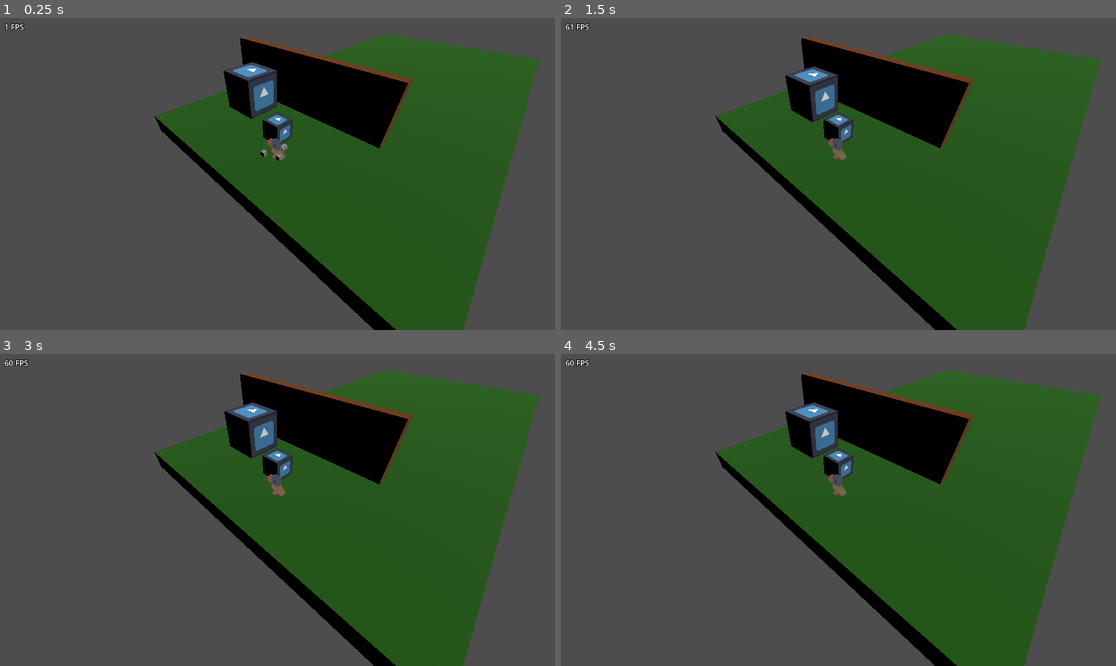
Above: before the commit, frames 1-4 (two rows, left to right).
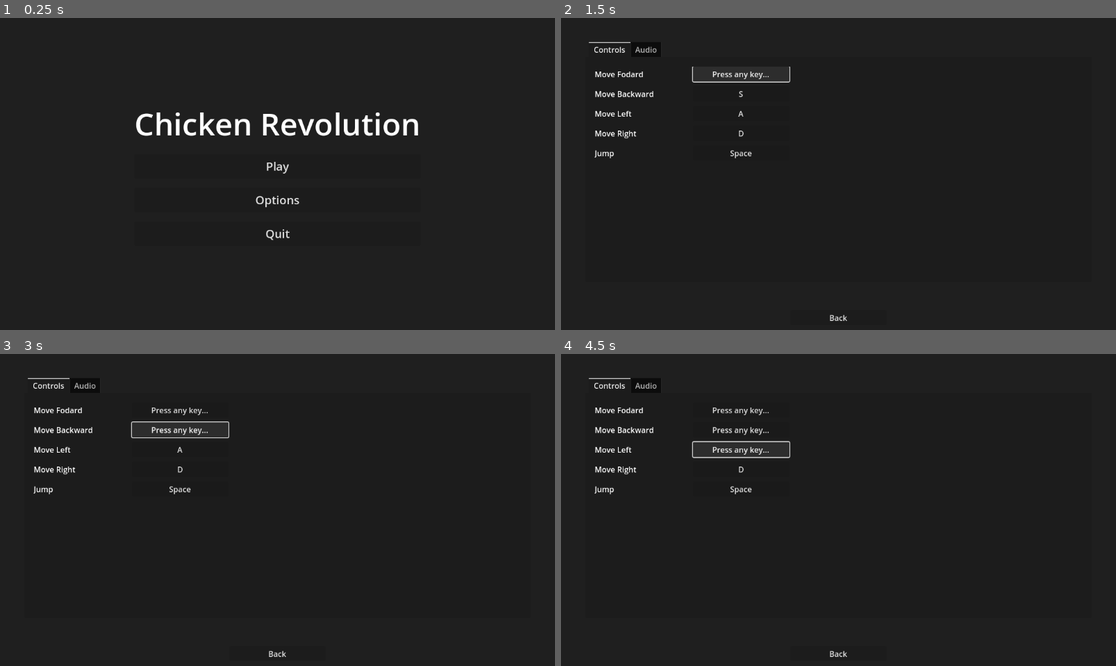
Above: after the commit, the same moments.

Repository: williammartinek22/Chicken-Revolution
Game: Godot game, scene res://MainMenu.tscn
Same seed, same stepped clock (60 frames per second), same inputs: the game is played once before the commit and once after it. Before the commit the project starts from res://test.tscn. The engine's default icon, where the game draws it, is replaced by a stand-in: a white triangle on a blue panel in a dark square.
Inputs (mouse positions are in pixels of both pictures, inside the frame that each line leads up to):
- Up to frame 1 (0.25 s): no input
- Up to frame 2 (1.5 s): click (838, 198) at 0.5 s, where only the run after the commit has a clickable "Options"; click (738, 74) at 1.25 s, where only the run after the commit has a clickable "W"
- Up to frame 3 (3 s): click (177, 410) at 2 s, where only the run after the commit has a clickable "Press any key..."; click (177, 428) at 2.75 s, where only the run after the commit has a clickable "S"
- Up to frame 4 (4.5 s): click (738, 428) at 3.5 s, where only the run after the commit has a clickable "Press any key..."; click (738, 450) at 4.25 s, where only the run after the commit has a clickable "A"

The runs differ from the first frame. In frame 1, 100% of the frame differs, in the area x 0-100%, y 0-100%; in frame 2, 100%; in frame 3, 100%; in frame 4, 100%.

Commit message:
features : Add main menu and options system
- Add main menu with play, options and quit buttons
- Add options menu with controls and audio settings
- Implement basic WASD + Space controls
- Add key rebinding system in options
- Add volume controls for master, music and SFX

Diff:
--- a/CharacterController.gd
+++ b/CharacterController.gd
@@ -1,5 +1,4 @@
 extends CharacterBody3D
-
 
 const SPEED = 5.0
 const JUMP_VELOCITY = 4.5
@@ -13,7 +12,14 @@
 var landing = false
 var lastDirection = Vector3.FORWARD
 
+
+func _ready():
+	pass
+
 func _physics_process(delta):
+	if get_tree().paused:
+		return
+
 	# pull player to the ground, use jump buffer, and trigger dust effect on landing
 	if not is_on_floor():
 		velocity.y -= gravity * delta
@@ -31,54 +37,55 @@
 		jumpBuffer = false
 
 	# Handle jump.
-	if Input.is_action_just_pressed("ui_accept") and canJump:
+	if Input.is_action_pressed("ui_accept") and canJump:
 		canJump = false
 		velocity.y = JUMP_VELOCITY
 
 	if Input.is_action_pressed("ui_accept") and !is_on_floor() and velocity.y < 0:
-		gravity = default_gravity/5
+		gravity = default_gravity / 5
 	else:
 		gravity = default_gravity
 
-	#Handle player input
+	# Handle player input
 	var input_dir = Vector3.ZERO
 
-	if Input.is_key_pressed(KEY_W):
+	if Input.is_action_pressed("ui_up"):
 		if (perspectiveMovement):
-			input_dir += (Vector3(SPEED * delta,0,-SPEED * delta))
+			input_dir += (Vector3(SPEED * delta, 0, -SPEED * delta))
 		else:
-			input_dir += (Vector3(SPEED * delta,0,0))
+			input_dir += (Vector3(SPEED * delta, 0, 0))
 
-	if Input.is_key_pressed(KEY_S):
+	if Input.is_action_pressed("ui_down"):
 		if (perspectiveMovement):
-			input_dir += (Vector3(-SPEED * delta,0,SPEED * delta))
+			input_dir += (Vector3(-SPEED * delta, 0, SPEED * delta))
 		else:
-			input_dir += (Vector3(-SPEED * delta,0,0))
+			input_dir += (Vector3(-SPEED * delta, 0, 0))
 
-	if Input.is_key_pressed(KEY_A):
+	if Input.is_action_pressed("ui_left"):
 		if (perspectiveMovement):
-			input_dir += (Vector3(-SPEED*delta,0,-SPEED*delta))
+			input_dir += (Vector3(-SPEED * delta, 0, -SPEED * delta))
 		else:
-			input_dir += (Vector3(0,0,-SPEED * delta))
+			input_dir += (Vector3(0, 0, -SPEED * delta))
 
-	if Input.is_key_pressed(KEY_D):
+	if Input.is_action_pressed("ui_right"):
 		if (perspectiveMovement):
-			input_dir += (Vector3(SPEED*delta,0,SPEED*delta))
+			input_dir += (Vector3(SPEED * delta, 0, SPEED * delta))
 		else:
-			input_dir += (Vector3(0,0,SPEED * delta))
+			input_dir += (Vector3(0, 0, SPEED * delta))
+
 
 	var direction = (transform.basis * input_dir).normalized()
 	if direction != Vector3.ZERO:
 		lastDirection = direction
 	if direction:
-		velocity.x = direction.x * SPEED
-		velocity.z = direction.z * SPEED
+			velocity.x = direction.x * SPEED
+			velocity.z = direction.z * SPEED
 	else:
 		velocity.x = move_toward(velocity.x, 0, SPEED)
 		velocity.z = move_toward(velocity.z, 0, SPEED)
 
 	move_and_slide()
 
-	#Look in the direction it is moving
+	# Look in the direction it is moving
 	if has_node("PlayerOrigin"):
 		$PlayerOrigin.rotation.y = lerp_angle($PlayerOrigin.rotation.y, atan2(-lastDirection.x, -lastDirection.z), delta * 20)
--- a/FPS_counter.gd
+++ b/FPS_counter.gd
@@ -1,5 +1,5 @@
 extends RichTextLabel
 
 
-func _physics_process(delta: float) -> void:
+func _physics_process(_delta: float) -> void:
 	text = str(Engine.get_frames_per_second()) + " FPS"
--- /dev/null
+++ b/MainMenu.gd
@@ -0,0 +1,13 @@
+extends Control
+
+func _ready() -> void:
+	show()
+
+func _on_play_button_pressed() -> void:
+	get_tree().change_scene_to_file("res://test.tscn")
+
+func _on_options_button_pressed() -> void:
+	get_tree().change_scene_to_file("res://OptionsMenu.tscn")
+
+func _on_quit_button_pressed() -> void:
+	get_tree().quit()
--- /dev/null
+++ b/MainMenu.tscn
@@ -0,0 +1,64 @@
+[gd_scene load_steps=3 format=3 uid="uid://d1ba2kw6mfwqu"]
+
+[ext_resource type="Script" path="res://MainMenu.gd" id="1_menu"]
+
+[sub_resource type="StyleBoxFlat" id="StyleBoxFlat_w8p3r"]
+bg_color = Color(0.121569, 0.121569, 0.121569, 1)
+
+[node name="MainMenu" type="Control"]
+layout_mode = 3
+anchors_preset = 15
+anchor_right = 1.0
+anchor_bottom = 1.0
+grow_horizontal = 2
+grow_vertical = 2
+script = ExtResource("1_menu")
+
+[node name="Background" type="Panel" parent="."]
+layout_mode = 1
+anchors_preset = 15
+anchor_right = 1.0
+anchor_bottom = 1.0
+grow_horizontal = 2
+grow_vertical = 2
+theme_override_styles/panel = SubResource("StyleBoxFlat_w8p3r")
+
+[node name="CenterContainer" type="CenterContainer" parent="."]
+layout_mode = 1
+anchors_preset = 15
+anchor_right = 1.0
+anchor_bottom = 1.0
+grow_horizontal = 2
+grow_vertical = 2
+
+[node name="VBoxContainer" type="VBoxContainer" parent="CenterContainer"]
+layout_mode = 2
+theme_override_constants/separation = 20
+
+[node name="TitleLabel" type="Label" parent="CenterContainer/VBoxContainer"]
+layout_mode = 2
+theme_override_font_sizes/font_size = 64
+text = "Chicken Revolution"
+horizontal_alignment = 1
+
+[node name="PlayButton" type="Button" parent="CenterContainer/VBoxContainer"]
+custom_minimum_size = Vector2(200, 50)
+layout_mode = 2
+theme_override_font_sizes/font_size = 24
+text = "Play"
+
+[node name="OptionsButton" type="Button" parent="CenterContainer/VBoxContainer"]
+custom_minimum_size = Vector2(200, 50)
+layout_mode = 2
+theme_override_font_sizes/font_size = 24
+text = "Options"
+
+[node name="QuitButton" type="Button" parent="CenterContainer/VBoxContainer"]
+custom_minimum_size = Vector2(200, 50)
+layout_mode = 2
+theme_override_font_sizes/font_size = 24
+text = "Quit"
+
+[connection signal="pressed" from="CenterContainer/VBoxContainer/PlayButton" to="." method="_on_play_button_pressed"]
+[connection signal="pressed" from="CenterContainer/VBoxContainer/OptionsButton" to="." method="_on_options_button_pressed"]
+[connection signal="pressed" from="CenterContainer/VBoxContainer/QuitButton" to="." method="_on_quit_button_pressed"]
--- /dev/null
+++ b/OptionsMenu.gd
@@ -0,0 +1,157 @@
+extends Control
+
+@onready var controls_container = $TabContainer/Controls/ScrollContainer/ControlsContainer
+@onready var master_slider = $TabContainer/Audio/VBoxContainer/MasterVolume/MasterSlider
+@onready var music_slider = $TabContainer/Audio/VBoxContainer/MusicVolume/MusicSlider
+@onready var sfx_slider = $TabContainer/Audio/VBoxContainer/SFXVolume/SFXSlider
+
+var action_buttons = {}
+var is_remapping = false
+var action_to_remap = null
+
+const CONFIG_FILE = "user://settings.cfg"
+var config = ConfigFile.new()
+
+func _ready():
+	setup_keybinds()
+	load_settings()
+	setup_audio_sliders()
+
+func setup_keybinds():
+	var actions = ["ui_up", "ui_down", "ui_left", "ui_right", "ui_accept"]
+	var display_names = {
+		"ui_up": "Move Fodard",
+		"ui_down": "Move Backward",
+		"ui_left": "Move Left",
+		"ui_right": "Move Right",
+		"ui_accept": "Jump"
+	}
+
+	# Définir les touches par défaut si elles ne sont pas déjà configurées
+	var default_keys = {
+		"ui_up": KEY_W,
+		"ui_down": KEY_S,
+		"ui_left": KEY_A,
+		"ui_right": KEY_D,
+		"ui_accept": KEY_SPACE
+	}
+
+	for action in actions:
+		var hbox = HBoxContainer.new()
+		var label = Label.new()
+		var button = Button.new()
+
+		label.text = display_names[action]
+		label.custom_minimum_size.x = 200
+
+		var events = InputMap.action_get_events(action)
+		print(events)
+		if events.size() > 0:
+			button.text = events[0].as_text()
+		else:
+			# Si aucune touche n'est configurée, utiliser la touche par défaut
+			var event = InputEventKey.new()
+			event.keycode = default_keys[action]
+			event.physical_keycode = default_keys[action]
+			InputMap.action_add_event(action, event)
+			button.text = event.as_text()
+
+		button.custom_minimum_size.x = 200
+
+		hbox.add_child(label)
+		hbox.add_child(button)
+		controls_container.add_child(hbox)
+
+		button.pressed.connect(_on_keybind_button_pressed.bind(action, button))
+		action_buttons[action] = button
+
+func _on_keybind_button_pressed(action: String, button: Button):
+	is_remapping = true
+	action_to_remap = action
+	button.text = "Press any key..."
+
+func _input(event):
+	if is_remapping and event is InputEventKey:
+		if event.pressed: # Ne réagir qu'à l'appui de la touche, pas au relâchement
+			var current_events = InputMap.action_get_events(action_to_remap)
+
+			# Vérifier si la touche est déjà utilisée pour cette action
+			if current_events.size() > 0 and current_events[0].keycode == event.keycode:
+				action_buttons[action_to_remap].text = event.as_text()
+			else:
+				# Vérifier si la touche est déjà utilisée par une autre action
+				var is_key_used = false
+				for action in action_buttons.keys():
+					if action != action_to_remap:
+						var events = InputMap.action_get_events(action)
+						if events.size() > 0 and events[0].keycode == event.keycode:
+							is_key_used = true
+							break
+
+				if not is_key_used:
+					InputMap.action_erase_events(action_to_remap)
+					InputMap.action_add_event(action_to_remap, event)
+					action_buttons[action_to_remap].text = event.as_text()
+					save_settings()
+				else:
+					# Si la touche est déjà utilisée, restaurer l'ancienne configuration
+					if current_events.size() > 0:
+						action_buttons[action_to_remap].text = current_events[0].as_text()
+
+			is_remapping = false
+			action_to_remap = null
+
+func setup_audio_sliders():
+	master_slider.value_changed.connect(_on_master_volume_changed)
+	music_slider.value_changed.connect(_on_music_volume_changed)
+	sfx_slider.value_changed.connect(_on_sfx_volume_changed)
+
+func _on_master_volume_changed(value: float):
+	AudioServer.set_bus_volume_db(AudioServer.get_bus_index("Master"), linear_to_db(value))
+	save_settings()
+
+func _on_music_volume_changed(value: float):
+	AudioServer.set_bus_volume_db(AudioServer.get_bus_index("Music"), linear_to_db(value))
+	save_settings()
+
+func _on_sfx_volume_changed(value: float):
+	AudioServer.set_bus_volume_db(AudioServer.get_bus_index("SFX"), linear_to_db(value))
+	save_settings()
+
+func save_settings():
+	# Save keybinds
+	for action in action_buttons.keys():
+		var events = InputMap.action_get_events(action)
+		if events.size() > 0:
+			config.set_value("controls", action, events[0])
+
+	# Save audio settings
+	config.set_value("audio", "master", master_slider.value)
+	config.set_value("audio", "music", music_slider.value)
+	config.set_value("audio", "sfx", sfx_slider.value)
+
+	config.save(CONFIG_FILE)
+
+func load_settings():
+	var err = config.load(CONFIG_FILE)
+	if err != OK:
+		return
+
+	# Load keybinds
+	for action in action_buttons.keys():
+		if config.has_section_key("controls", action):
+			var event = config.get_value("controls", action)
+			InputMap.action_erase_events(action)
+			InputMap.action_add_event(action, event)
+			action_buttons[action].text = event.as_text()
+
+	# Load audio settings
+	if config.has_section_key("audio", "master"):
+		master_slider.value = config.get_value("audio", "master")
+	if config.has_section_key("audio", "music"):
+		music_slider.value = config.get_value("audio", "music")
+	if config.has_section_key("audio", "sfx"):
+		sfx_slider.value = config.get_value("audio", "sfx")
+
+func _on_back_button_pressed():
+	get_tree().change_scene_to_file("res://MainMenu.tscn")
--- /dev/null
+++ b/OptionsMenu.tscn
@@ -0,0 +1,121 @@
+[gd_scene load_steps=3 format=3 uid="uid://sb4p6c8faysr"]
+
+[ext_resource type="Script" path="res://OptionsMenu.gd" id="1_options"]
+
+[sub_resource type="StyleBoxFlat" id="StyleBoxFlat_w8p3r"]
+bg_color = Color(0.121569, 0.121569, 0.121569, 1)
+
+[node name="OptionsMenu" type="Control"]
+layout_mode = 3
+anchors_preset = 15
+anchor_right = 1.0
+anchor_bottom = 1.0
+grow_horizontal = 2
+grow_vertical = 2
+script = ExtResource("1_options")
+
+[node name="Background" type="Panel" parent="."]
+layout_mode = 1
+anchors_preset = 15
+anchor_right = 1.0
+anchor_bottom = 1.0
+grow_horizontal = 2
+grow_vertical = 2
+theme_override_styles/panel = SubResource("StyleBoxFlat_w8p3r")
+
+[node name="TabContainer" type="TabContainer" parent="."]
+layout_mode = 1
+anchors_preset = 15
+anchor_right = 1.0
+anchor_bottom = 1.0
+offset_left = 50.0
+offset_top = 50.0
+offset_right = -50.0
+offset_bottom = -100.0
+grow_horizontal = 2
+grow_vertical = 2
+current_tab = 0
+
+[node name="Controls" type="MarginContainer" parent="TabContainer"]
+layout_mode = 2
+theme_override_constants/margin_left = 20
+theme_override_constants/margin_top = 20
+theme_override_constants/margin_right = 20
+theme_override_constants/margin_bottom = 20
+metadata/_tab_index = 0
+
+[node name="ScrollContainer" type="ScrollContainer" parent="TabContainer/Controls"]
+layout_mode = 2
+
+[node name="ControlsContainer" type="VBoxContainer" parent="TabContainer/Controls/ScrollContainer"]
+layout_mode = 2
+theme_override_constants/separation = 10
+
+[node name="Audio" type="MarginContainer" parent="TabContainer"]
+visible = false
+layout_mode = 2
+theme_override_constants/margin_left = 20
+theme_override_constants/margin_top = 20
+theme_override_constants/margin_right = 20
+theme_override_constants/margin_bottom = 20
+metadata/_tab_index = 1
+
+[node name="VBoxContainer" type="VBoxContainer" parent="TabContainer/Audio"]
+layout_mode = 2
+theme_override_constants/separation = 20
+
+[node name="MasterVolume" type="VBoxContainer" parent="TabContainer/Audio/VBoxContainer"]
+layout_mode = 2
+
+[node name="Label" type="Label" parent="TabContainer/Audio/VBoxContainer/MasterVolume"]
+layout_mode = 2
+text = "Master Volume"
+
+[node name="MasterSlider" type="HSlider" parent="TabContainer/Audio/VBoxContainer/MasterVolume"]
+layout_mode = 2
+max_value = 1.0
+step = 0.05
+value = 1.0
+
+[node name="MusicVolume" type="VBoxContainer" parent="TabContainer/Audio/VBoxContainer"]
+layout_mode = 2
+
+[node name="Label" type="Label" parent="TabContainer/Audio/VBoxContainer/MusicVolume"]
+layout_mode = 2
+text = "Music Volume"
+
+[node name="MusicSlider" type="HSlider" parent="TabContainer/Audio/VBoxContainer/MusicVolume"]
+layout_mode = 2
+max_value = 1.0
+step = 0.05
+value = 1.0
+
+[node name="SFXVolume" type="VBoxContainer" parent="TabContainer/Audio/VBoxContainer"]
+layout_mode = 2
+
+[node name="Label" type="Label" parent="TabContainer/Audio/VBoxContainer/SFXVolume"]
+layout_mode = 2
+text = "SFX Volume"
+
+[node name="SFXSlider" type="HSlider" parent="TabContainer/Audio/VBoxContainer/SFXVolume"]
+layout_mode = 2
+max_value = 1.0
+step = 0.05
+value = 1.0
+
+[node name="BackButton" type="Button" parent="."]
+layout_mode = 1
+anchors_preset = 7
+anchor_left = 0.5
+anchor_top = 1.0
+anchor_right = 0.5
+anchor_bottom = 1.0
+offset_left = -100.0
+offset_top = -40.0
+offset_right = 100.0
+offset_bottom = -10.0
+grow_horizontal = 2
+grow_vertical = 0
+text = "Back"
+
+[connection signal="pressed" from="BackButton" to="." method="_on_back_button_pressed"]
--- /dev/null
+++ b/PauseMenu.gd
@@ -0,0 +1,45 @@
+extends CanvasLayer
+
+var is_paused = false
+
+func _ready():
+	print("PauseMenu ready - Starting setup")
+	process_mode = Node.PROCESS_MODE_WHEN_PAUSED
+	$Control.hide()
+	is_paused = false
+	print("PauseMenu setup complete")
+
+func _input(event):
+	print("Input received in PauseMenu:", event)
+	if event.is_action_pressed("pause"):
+		print("Pause key detected")
+		if !is_paused:
+			pause()
+		else:
+			resume()
+		get_viewport().set_input_as_handled()
+
+func pause():
+	print("Pausing game")
+	is_paused = true
+	$Control.show()
+	get_tree().paused = true
+	Input.set_mouse_mode(Input.MOUSE_MODE_VISIBLE)
+
+func resume():
+	print("Resuming game")
+	is_paused = false
+	$Control.hide()
+	get_tree().paused = false
+	Input.set_mouse_mode(Input.MOUSE_MODE_CAPTURED)
+
+func _on_resume_button_pressed():
+	resume()
+
+func _on_settings_button_pressed():
+	get_tree().change_scene_to_file("res://OptionsMenu.tscn")
+	get_tree().paused = false
+
+func _on_menu_button_pressed():
+	get_tree().paused = false
+	get_tree().change_scene_to_file("res://MainMenu.tscn")
--- /dev/null
+++ b/PauseMenu.tscn
@@ -0,0 +1,68 @@
+[gd_scene load_steps=3 format=3 uid="uid://bluldnvxtyocv"]
+
+[ext_resource type="Script" path="res://PauseMenu.gd" id="1_pause"]
+
+[sub_resource type="StyleBoxFlat" id="StyleBoxFlat_w8p3r"]
+bg_color = Color(0.121569, 0.121569, 0.121569, 0.784314)
+
+[node name="PauseMenu" type="CanvasLayer"]
+process_mode = 3
+layer = 128
+script = ExtResource("1_pause")
+
+[node name="Control" type="Control" parent="."]
+layout_mode = 3
+anchors_preset = 15
+anchor_right = 1.0
+anchor_bottom = 1.0
+grow_horizontal = 2
+grow_vertical = 2
+
+[node name="Background" type="Panel" parent="Control"]
+layout_mode = 1
+anchors_preset = 15
+anchor_right = 1.0
+anchor_bottom = 1.0
+grow_horizontal = 2
+grow_vertical = 2
+theme_override_styles/panel = SubResource("StyleBoxFlat_w8p3r")
+
+[node name="CenterContainer" type="CenterContainer" parent="Control"]
+layout_mode = 1
+anchors_preset = 15
+anchor_right = 1.0
+anchor_bottom = 1.0
+grow_horizontal = 2
+grow_vertical = 2
+
+[node name="VBoxContainer" type="VBoxContainer" parent="Control/CenterContainer"]
+layout_mode = 2
+theme_override_constants/separation = 20
+
+[node name="Label" type="Label" parent="Control/CenterContainer/VBoxContainer"]
+layout_mode = 2
+theme_override_font_sizes/font_size = 48
+text = "PAUSE"
+horizontal_alignment = 1
+
+[node name="ResumeButton" type="Button" parent="Control/CenterContainer/VBoxContainer"]
+custom_minimum_size = Vector2(200, 50)
+layout_mode = 2
+theme_override_font_sizes/font_size = 24
+text = "Resume Game"
+
+[node name="SettingsButton" type="Button" parent="Control/CenterContainer/VBoxContainer"]
+custom_minimum_size = Vector2(200, 50)
+layout_mode = 2
+theme_override_font_sizes/font_size = 24
+text = "Settings"
+
+[node name="MenuButton" type="Button" parent="Control/CenterContainer/VBoxContainer"]
+custom_minimum_size = Vector2(200, 50)
+layout_mode = 2
+theme_override_font_sizes/font_size = 24
+text = "Main Menu"
+
+[connection signal="pressed" from="Control/CenterContainer/VBoxContainer/ResumeButton" to="." method="_on_resume_button_pressed"]
+[connection signal="pressed" from="Control/CenterContainer/VBoxContainer/SettingsButton" to="." method="_on_settings_button_pressed"]
+[connection signal="pressed" from="Control/CenterContainer/VBoxContainer/MenuButton" to="." method="_on_menu_button_pressed"]
--- a/project.godot
+++ b/project.godot
@@ -11,10 +11,43 @@
 [application]
 
 config/name="Chicken Revolution"
-run/main_scene="res://test.tscn"
+run/main_scene="res://MainMenu.tscn"
 config/features=PackedStringArray("4.3", "Forward Plus")
 config/icon="res://icon.svg"
 
 [display]
 
 window/vsync/vsync_mode=0
+
+[input]
+
+ui_accept={
+"deadzone": 0.5,
+"events": [Object(InputEventKey,"resource_local_to_scene":false,"resource_name":"","device":-1,"window_id":0,"alt_pressed":false,"shift_pressed":false,"ctrl_pressed":false,"meta_pressed":false,"pressed":false,"keycode":32,"physical_keycode":32,"key_label":32,"unicode":32,"location":0,"echo":false,"script":null)
+]
+}
+ui_left={
+"deadzone": 0.5,
+"events": [Object(InputEventKey,"resource_local_to_scene":false,"resource_name":"","device":-1,"window_id":0,"alt_pressed":false,"shift_pressed":false,"ctrl_pressed":false,"meta_pressed":false,"pressed":false,"keycode":65,"physical_keycode":65,"key_label":65,"unicode":97,"location":0,"echo":false,"script":null)
+]
+}
+ui_right={
+"deadzone": 0.5,
+"events": [Object(InputEventKey,"resource_local_to_scene":false,"resource_name":"","device":-1,"window_id":0,"alt_pressed":false,"shift_pressed":false,"ctrl_pressed":false,"meta_pressed":false,"pressed":false,"keycode":68,"physical_keycode":68,"key_label":68,"unicode":100,"location":0,"echo":false,"script":null)
+]
+}
+ui_up={
+"deadzone": 0.5,
+"events": [Object(InputEventKey,"resource_local_to_scene":false,"resource_name":"","device":-1,"window_id":0,"alt_pressed":false,"shift_pressed":false,"ctrl_pressed":false,"meta_pressed":false,"pressed":false,"keycode":87,"physical_keycode":87,"key_label":87,"unicode":119,"location":0,"echo":false,"script":null)
+]
+}
+ui_down={
+"deadzone": 0.5,
+"events": [Object(InputEventKey,"resource_local_to_scene":false,"resource_name":"","device":-1,"window_id":0,"alt_pressed":false,"shift_pressed":false,"ctrl_pressed":false,"meta_pressed":false,"pressed":false,"keycode":83,"physical_keycode":83,"key_label":83,"unicode":115,"location":0,"echo":false,"script":null)
+]
+}
+pause={
+"deadzone": 0.5,
+"events": [Object(InputEventKey,"resource_local_to_scene":false,"resource_name":"","device":-1,"window_id":0,"alt_pressed":false,"shift_pressed":false,"ctrl_pressed":false,"meta_pressed":false,"pressed":false,"keycode":4194305,"physical_keycode":4194305,"key_label":4194305,"unicode":0,"echo":false,"script":null)
+]
+}
